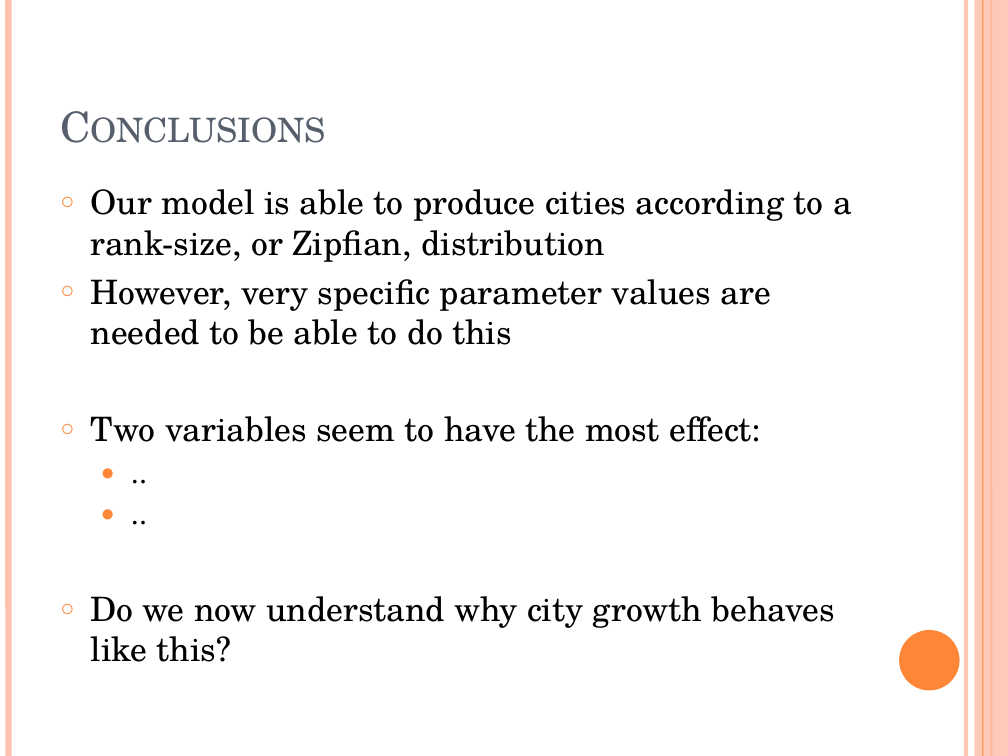
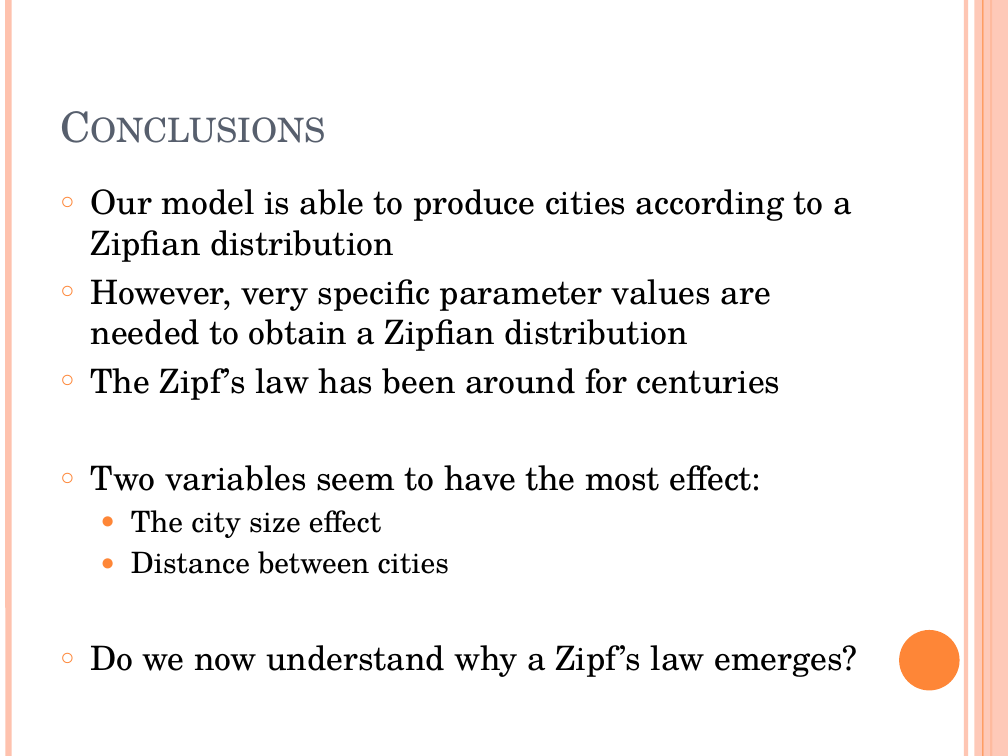
Before and after one commit to MBrouns/Zipfs-Law-and-city-development, a slide deck: slide 16 of docs/Presentation version 2.pptx. Drawn at 1008x756 pixels with LibreOffice and Linux fonts; fonts in the diff are those of the drawing. Boxes give left, top, right and bottom in pixels: in the first picture for what was removed or moved away, otherwise in the second. Text is boxed around its words. In the diff, an @@ line names an element or a change of style, - is before the commit and + after.

```diff
--- a/docs/Presentation version 2.pptx
+++ b/docs/Presentation version 2.pptx
@@ text at (x1=91, y1=189, x2=852, y2=400): text changed @@
-○ Our model is able to produce cities according to a rank-size, or Zipfian, distribution
-○ However, very specific parameter values are needed to be able to do this
+○ Our model is able to produce cities according to a Zipfian distribution
+○ However, very specific parameter values are needed to obtain a Zipfian distribution
+○ The Zipf’s law has been around for centuries
@@ text at (x1=91, y1=510, x2=857, y2=677): text changed; size 24 to 21 pt @@
-  ● ..
-  ● ..
-○ Do we now understand why city growth behaves like this?
+  ● The city size effect
+  ● Distance between cities
+○ Do we now understand why a Zipf’s law emerges?
```
Also in this commit, not shown: 13 other slides changed, 2 slides added, 1 slide removed, 1 other file.
